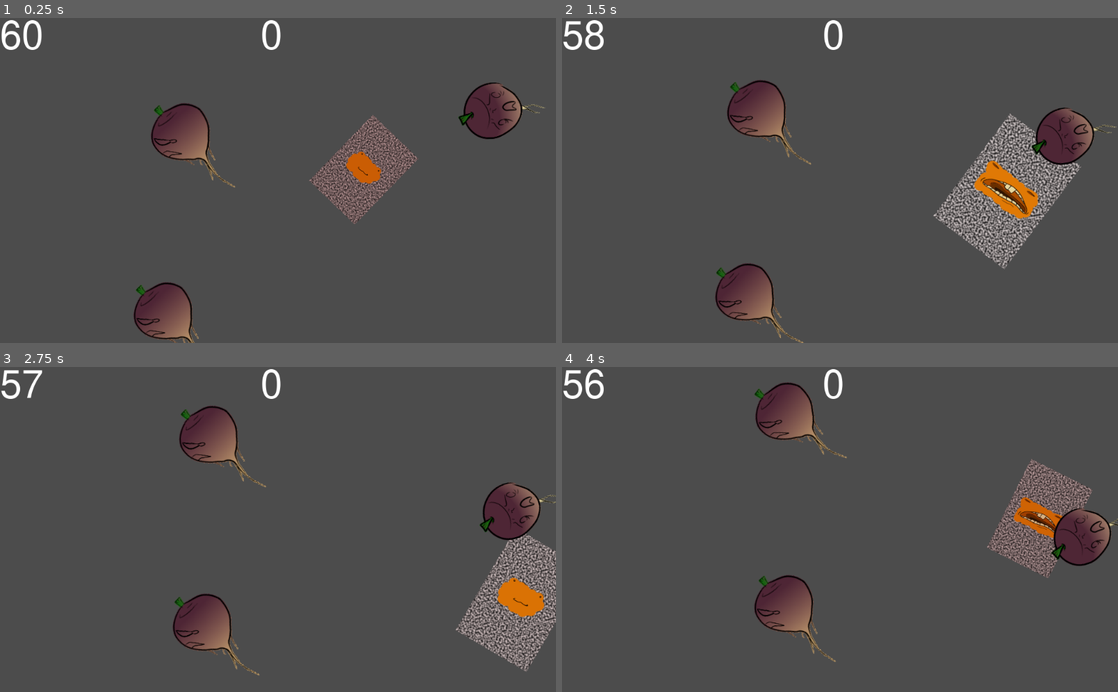
Above: before the commit, frames 1-4 (two rows, left to right).
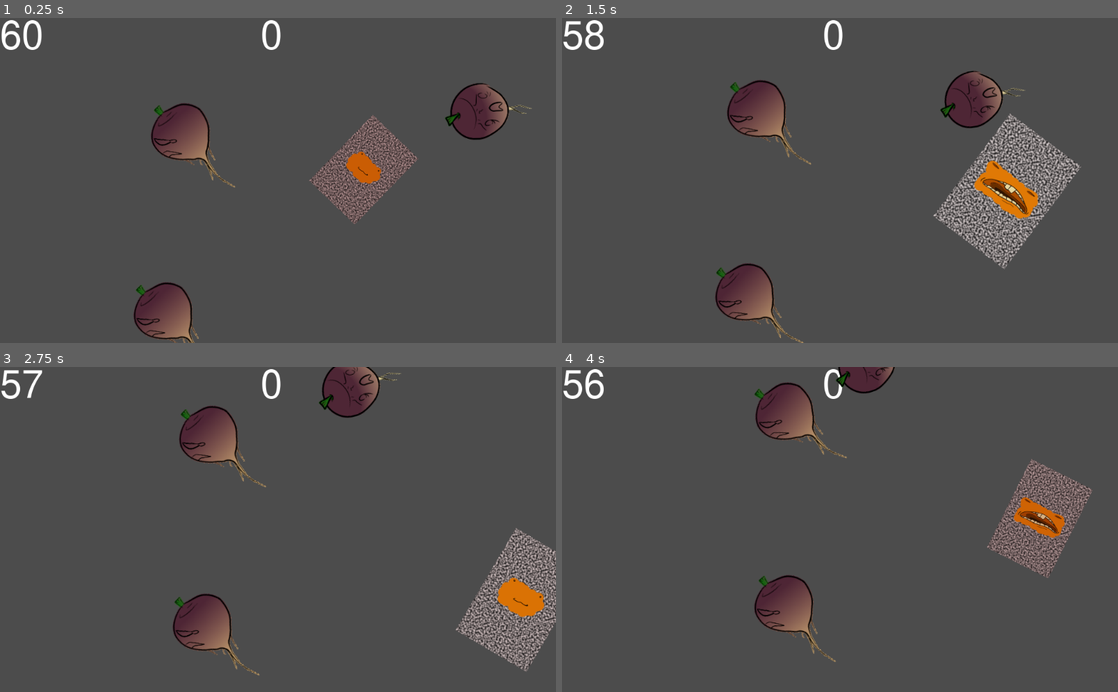
Above: after the commit, the same moments.

Repository: Nopey/carnival
Game: Godot game, scene res://Claw/Game.tscn
The game is run twice, just before and just after one commit, with the same random seed, the same clock (stepped at 60 frames per second) and the same inputs.
Inputs:
- Up to frame 1 (0.25 s): no input
- Up to frame 2 (1.5 s): tap Enter (ui_accept) at 0.5, 0.77 s; hold Right (ui_right) 0.53-1.28 s; hold Down (ui_down) from 1.28 s (still down)
- Up to frame 3 (2.75 s): tap Enter (ui_accept) at 1.52 s; release Down (ui_down) at 2.03 s; hold Right (ui_right) from 2.03 s (still down)
- Up to frame 4 (4 s): release Right (ui_right) at 2.78 s; hold Up (ui_up) 2.78-3.53 s; tap Enter (ui_accept) at 3.02, 3.77 s; hold Left (ui_left) from 3.53 s (still down)

The runs differ from the first frame. In frame 1, 1.3% of the frame differs, in the area x 80-98%, y 19-38%; in frame 2, 2.7%, in the area x 68-100%, y 16-46%; in frame 3, 2.7%; in frame 4, 2.0%.

Commit message:
Add garbage bucket code, bump turnips out of the way

Diff:
--- a/Claw/Player.gd
+++ b/Claw/Player.gd
@@ -100,8 +100,16 @@
 			turnip_in_mouth(turnip)
 
 	# bump turnips out of the way
-	if bob_state == BobState.DOWN:
-		pass
+	if bob_state == BobState.DOWN || bob_state == BobState.UP || bob_state == BobState.UP_GOTCHA:
+		for area in self.get_overlapping_areas():
+			if not area is Turnip:
+				continue
+			var turnip: Turnip = area
+			if mouth.overlaps_area(turnip):
+				continue
+			var bump = (turnip.global_position - self.global_position).normalized()
+			turnip.flee_path = (turnip.flee_path + bump * delta * 500 / turnip.flee_rate).normalized()
+			turnip.flee_rate += delta * 200
 
 func is_state_done():
 	if bob_state == BobState.IDLE:
@@ -168,6 +176,7 @@
 	turnip.get_parent().remove_child(turnip)
 	add_child(turnip)
 	turnip.set_owner(self)
+	turnip.flee_rate = 0
 	# TODO: move turnip towards center of mouth? or just use a small hitbox..
 	turnip.global_transform = turnip_transform
 
--- a/Claw/Turnip.gd
+++ b/Claw/Turnip.gd
@@ -6,6 +6,11 @@
 export var flee_rate: float
 
 export(Array, Texture) var turnip_arts
+
+const NOMINAL_FLEE_RATE = 40.0
+
+export var target: Vector2 = Vector2(400, 400)
+export var max_dist: float = 500  # ugly fallback for bucket failure
 
 # Called when the node enters the scene tree for the first time.
 func _ready():
@@ -20,20 +25,31 @@
 	var rand_rotation = 2*PI*randf()				# to do: technically we need to init the rand somewhere
 	flee_path = unit_vec.rotated(rand_rotation)
 
-	flee_rate = 40.0 								# to do: tune
+	flee_rate = NOMINAL_FLEE_RATE 								# to do: tune
 
 # Called every frame. 'delta' is the elapsed time since the previous frame.
 func _process(delta):
 	gentle_spin(delta)
 	flee(delta)
+	dont_escape()
+
+func dont_escape():
+	var offset = global_position - target
+	if offset.length() > max_dist:
+		flee_path = -offset.normalized()
+		flee_rate = 100
 
 func gentle_spin(delta):
 	self.rotation += cos(OS.get_ticks_msec() / 1000.0 * (0.4 + turnip_id * 0.09 ) + turnip_id) * 0.1 * delta
 
 # The turnips float in some random straight line path.
 func flee(delta):
-	self.translate(flee_path*delta*flee_rate)
-	return
+	if flee_rate > 0:
+		flee_rate = lerp(NOMINAL_FLEE_RATE, flee_rate, pow(0.5, delta))
+		self.translate(flee_path*delta*flee_rate)
+	else:
+		flee_rate = 0
+		flee_path = Vector2.ZERO
 
 func _on_Player_bite(id):
 	if self.turnip_id == id:
